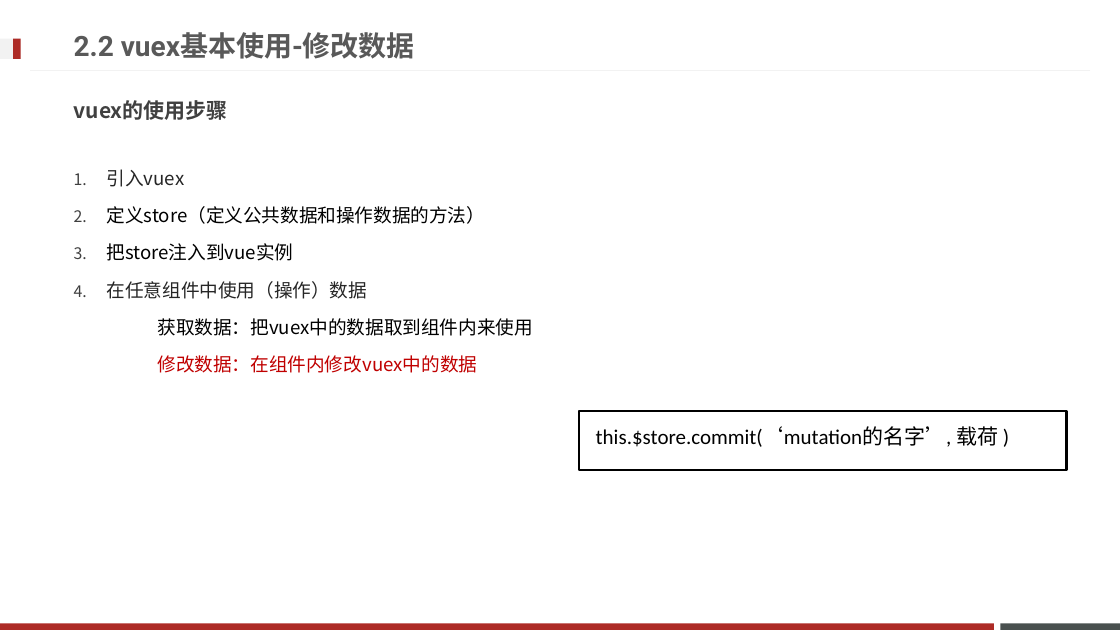
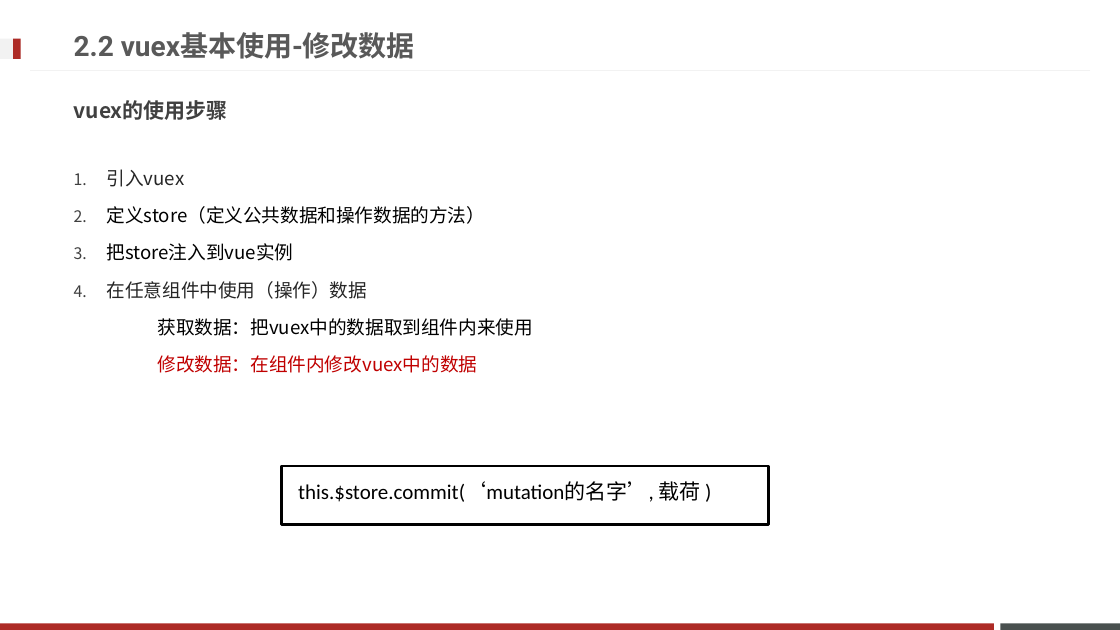
Before and after one commit to fanyouf/hmtt_web, a slide deck: slide 14 of 00ppt/01-用脚手架工具创建项目学习Vuex的使用.pptx. Drawn at 1120x630 pixels with LibreOffice and Linux fonts; fonts in the diff are those of the drawing; background and template pictures are left out. Boxes give left, top, right and bottom in pixels: in the first picture for what was removed or moved away, otherwise in the second. Text is boxed around its words. In the diff, an @@ line names an element or a change of style, - is before the commit and + after.

Commit message:
定义并使用公共数据

```diff
--- a/00ppt/01-用脚手架工具创建项目学习Vuex的使用.pptx
+++ b/00ppt/01-用脚手架工具创建项目学习Vuex的使用.pptx
@@ rectangle "this.$store.commit(‘mutation的名字’, 载荷 )": place and size @@
-rectangle "this.$store.commit(‘mutation的名字’, 载荷 )" at [580, 411, 1067, 470]
+rectangle "this.$store.commit(‘mutation的名字’, 载荷 )" at [281, 465, 769, 524]
```
Also in this commit, not shown: 5 other slides changed, 18 other files.
